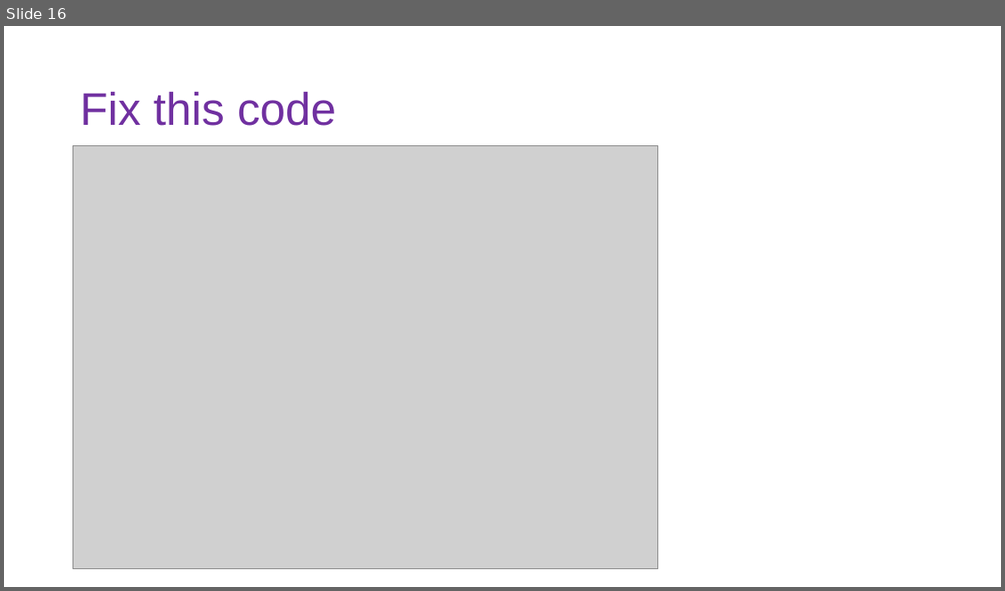
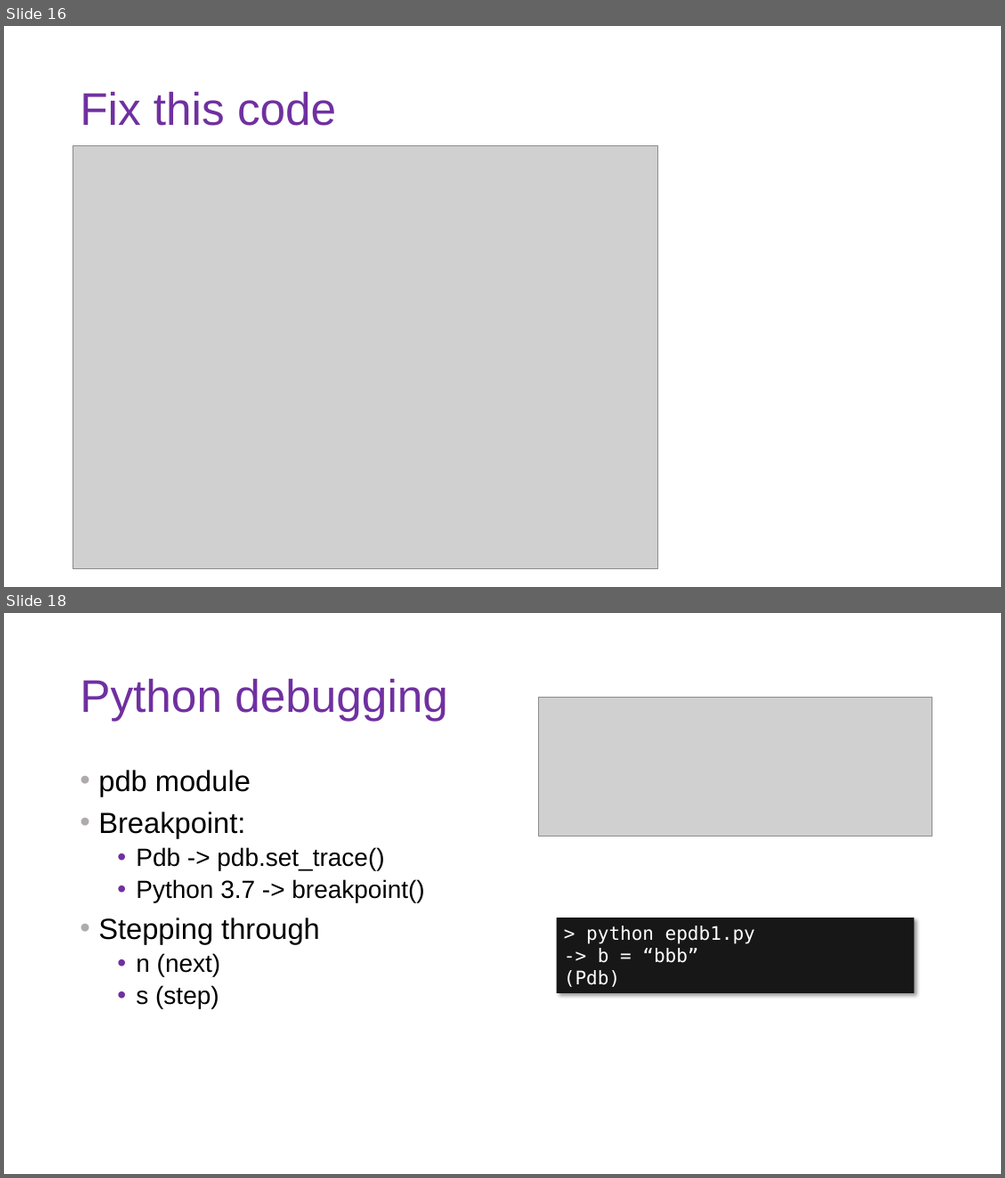
Before and after one commit to DoriMG/SN_python_course, a slide deck: lectures/3_coding_practices.pptx. Shown one above the other, each under a label of ours: slide 16 before the commit, slides 16 and 18 after it; the slides between them are not shown. The pictures are 1005x591 and 1005x1178 pixels, drawn with LibreOffice and Linux fonts; fonts in the diff are those of the drawing; grey boxes stand for pictures. Boxes give left, top, right and bottom in pixels: in the first picture for what was removed or moved away, otherwise in the second. Text is boxed around its words. In the diff, an @@ line names an element or a change of style, - is before the commit and + after.

```diff
--- a/lectures/3_coding_practices.pptx
+++ b/lectures/3_coding_practices.pptx
@@ slide 18 added at <box>4,613,1001,1174</box>, background #FFFFFF @@
@@ title added at <box>80,679,448,721</box>, 44 pt, text #7030A0 @@
+Python debugging
@@ picture added at <box>539,697,933,835</box> @@
@@ text added at <box>98,770,424,1008</box>, 24 pt, text #000000 @@
+• pdb module
+• Breakpoint:
+  • Pdb -> pdb.set_trace()
+  • Python 3.7 -> breakpoint()
+• Stepping through
+  • n (next)
+  • s (step)
@@ rectangle added at <box>557,917,914,993</box>, fill #181717, 18 pt, text #FFFFFF @@
+> python epdb1.py
+-> b = “bbb”
+(Pdb)
```
Also in this commit, not shown: 11 other slides added, 40 other files.
